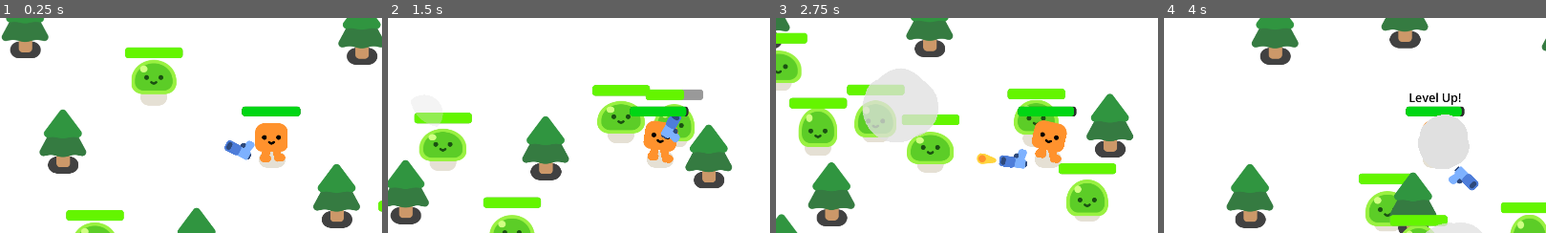
Above: before the commit, frames 1-4 (left to right).
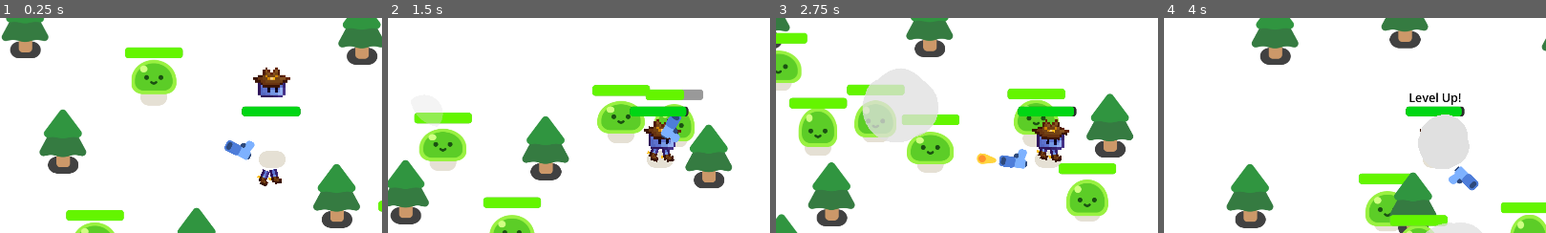
Above: after the commit, the same moments.

Repository: Jarah-Marshall/first_game
Game: Godot game, scene res://survivors_game.tscn
Two runs of this game, one before a commit and one after it. Both use one fixed random seed, a clock stepped at 60 frames per second and the inputs below.
Inputs:
- Up to frame 1 (0.25 s): no input
- Up to frame 2 (1.5 s): hold D (move_right) 0.53-1.28 s; hold S (move_down) from 1.28 s (still down)
- Up to frame 3 (2.75 s): release S (move_down) at 2.03 s; hold D (move_right) from 2.03 s (still down)
- Up to frame 4 (4 s): release D (move_right) at 2.78 s; hold W (move_up) 2.78-3.53 s; hold A (move_left) from 3.53 s (still down)
The pictures show only the part of the screen within x 14-64%, y 17-67%; the shares and areas given below are measured in that part.

The runs differ from the first frame. In frame 1, 2.5% of the frame differs, in the area x 66-76%, y 22-79%; in frame 2, 1.1%; in frame 3, 1.4%; in frame 4, less than 0.1%.

Commit message:
Initializing and cowboy sprite

Diff:
--- a/characters/happy_boo/happy_boo.tscn
+++ b/characters/happy_boo/happy_boo.tscn
@@ -1,12 +1,11 @@
 [gd_scene format=3 uid="uid://pbmyh1qru7p"]
 
 [ext_resource type="Script" uid="uid://bj7buyff1tobm" path="res://characters/happy_boo/happy_boo.gd" id="1_kg7lb"]
-[ext_resource type="Texture2D" uid="uid://b7rhtttevhxtj" path="res://characters/ground_shadow.png" id="2_62bos"]
-[ext_resource type="Texture2D" uid="uid://ng8e5ot0dtpd" path="res://characters/happy_boo/square_foot.png" id="3_186qq"]
-[ext_resource type="Texture2D" uid="uid://dhapxq8y8ow57" path="res://characters/happy_boo/square_lower_leg.png" id="4_plnsd"]
-[ext_resource type="Texture2D" uid="uid://qmqpm6asge1i" path="res://characters/happy_boo/square_upper_leg.png" id="5_q2t1e"]
-[ext_resource type="Texture2D" uid="uid://cksiu5gst6fmp" path="res://characters/happy_boo/square_body.png" id="6_w3ck4"]
-[ext_resource type="Texture2D" uid="uid://cvs0lh814pk7h" path="res://characters/happy_boo/square_face.png" id="7_h5h8s"]
+[ext_resource type="Texture2D" uid="uid://dk5b8a84a6n2h" path="res://characters/ground_shadow.png" id="2_62bos"]
+[ext_resource type="Texture2D" uid="uid://bthcw16bq10yn" path="res://characters/cowboy/CowboySprite_LegL.png" id="3_v1xj4"]
+[ext_resource type="Texture2D" uid="uid://dk476fn4eusci" path="res://characters/cowboy/CowboySprite_LegR.png" id="4_2wjx3"]
+[ext_resource type="Texture2D" uid="uid://fueoi760ir2q" path="res://characters/cowboy/CowboySprite_Body.png" id="5_l3moq"]
+[ext_resource type="Texture2D" uid="uid://brbx6b3liv72x" path="res://characters/cowboy/CowboySprite_Eyes.png" id="6_5u22s"]
 
 [sub_resource type="Animation" id="Animation_hed62"]
 length = 0.001
@@ -37,166 +36,70 @@
 tracks/2/type = "value"
 tracks/2/imported = false
 tracks/2/enabled = true
-tracks/2/path = NodePath("Colorizer/SquareUpperLegL/SquareLowerLegL:position")
+tracks/2/path = NodePath("Colorizer/SquareUpperLegR:position")
 tracks/2/interp = 1
 tracks/2/loop_wrap = true
 tracks/2/keys = {
 "times": PackedFloat32Array(0),
 "transitions": PackedFloat32Array(1),
 "update": 0,
-"values": [Vector2(0, 14)]
+"values": [Vector2(9.20459, -29.9444)]
 }
 tracks/3/type = "value"
 tracks/3/imported = false
 tracks/3/enabled = true
-tracks/3/path = NodePath("Colorizer/SquareUpperLegL/SquareLowerLegL:rotation")
+tracks/3/path = NodePath("Colorizer/SquareUpperLegR:rotation")
 tracks/3/interp = 1
 tracks/3/loop_wrap = true
 tracks/3/keys = {
 "times": PackedFloat32Array(0),
 "transitions": PackedFloat32Array(1),
 "update": 0,
-"values": [-2.98023e-08]
+"values": [-0.213676]
 }
 tracks/4/type = "value"
 tracks/4/imported = false
 tracks/4/enabled = true
-tracks/4/path = NodePath("Colorizer/SquareUpperLegL/SquareLowerLegL/SquareFootL:position")
+tracks/4/path = NodePath("Colorizer/SquareBody:position")
 tracks/4/interp = 1
 tracks/4/loop_wrap = true
 tracks/4/keys = {
 "times": PackedFloat32Array(0),
 "transitions": PackedFloat32Array(1),
 "update": 0,
-"values": [Vector2(0, 12)]
+"values": [Vector2(-1.73067, -36.6061)]
 }
 tracks/5/type = "value"
 tracks/5/imported = false
 tracks/5/enabled = true
-tracks/5/path = NodePath("Colorizer/SquareUpperLegL/SquareLowerLegL/SquareFootL:rotation")
+tracks/5/path = NodePath("Colorizer/SquareBody:rotation")
 tracks/5/interp = 1
 tracks/5/loop_wrap = true
 tracks/5/keys = {
 "times": PackedFloat32Array(0),
 "transitions": PackedFloat32Array(1),
 "update": 0,
-"values": [-3.40666]
+"values": [-0.0250386]
 }
 tracks/6/type = "value"
 tracks/6/imported = false
 tracks/6/enabled = true
-tracks/6/path = NodePath("Colorizer/SquareUpperLegR:position")
+tracks/6/path = NodePath("Colorizer/SquareBody/SquareFace:position")
 tracks/6/interp = 1
 tracks/6/loop_wrap = true
 tracks/6/keys = {
 "times": PackedFloat32Array(0),
 "transitions": PackedFloat32Array(1),
 "update": 0,
-"values": [Vector2(9.20459, -29.9444)]
+"values": [Vector2(0, -17)]
 }
 tracks/7/type = "value"
 tracks/7/imported = false
 tracks/7/enabled = true
-tracks/7/path = NodePath("Colorizer/SquareUpperLegR:rotation")
+tracks/7/path = NodePath("Colorizer/SquareBody/SquareFace:rotation")
 tracks/7/interp = 1
 tracks/7/loop_wrap = true
 tracks/7/keys = {
-"times": PackedFloat32Array(0),
-"transitions": PackedFloat32Array(1),
-"update": 0,
-"values": [-0.213676]
-}
-tracks/8/type = "value"
-tracks/8/imported = false
-tracks/8/enabled = true
-tracks/8/path = NodePath("Colorizer/SquareUpperLegR/SquareLowerLegR:position")
-tracks/8/interp = 1
-tracks/8/loop_wrap = true
-tracks/8/keys = {
-"times": PackedFloat32Array(0),
-"transitions": PackedFloat32Array(1),
-"update": 0,
-"values": [Vector2(-4.76837e-07, 14)]
-}
-tracks/9/type = "value"
-tracks/9/imported = false
-tracks/9/enabled = true
-tracks/9/path = NodePath("Colorizer/SquareUpperLegR/SquareLowerLegR:rotation")
-tracks/9/interp = 1
-tracks/9/loop_wrap = true
-tracks/9/keys = {
-"times": PackedFloat32Array(0),
-"transitions": PackedFloat32Array(1),
-"update": 0,
-"values": [0.0]
-}
-tracks/10/type = "value"
-tracks/10/imported = false
-tracks/10/enabled = true
-tracks/10/path = NodePath("Colorizer/SquareUpperLegR/SquareLowerLegR/SquareFootR:position")
-tracks/10/interp = 1
-tracks/10/loop_wrap = true
-tracks/10/keys = {
-"times": PackedFloat32Array(0),
-"transitions": PackedFloat32Array(1),
-"update": 0,
-"values": [Vector2(0, 12)]
-}
-tracks/11/type = "value"
-tracks/11/imported = false
-tracks/11/enabled = true
-tracks/11/path = NodePath("Colorizer/SquareUpperLegR/SquareLowerLegR/SquareFootR:rotation")
-tracks/11/interp = 1
-tracks/11/loop_wrap = true
-tracks/11/keys = {
-"times": PackedFloat32Array(0),
-"transitions": PackedFloat32Array(1),
-"update": 0,
-"values": [-2.92296]
-}
-tracks/12/type = "value"
-tracks/12/imported = false
-tracks/12/enabled = true
-tracks/12/path = NodePath("Colorizer/SquareBody:position")
-tracks/12/interp = 1
-tracks/12/loop_wrap = true
-tracks/12/keys = {
-"times": PackedFloat32Array(0),
-"transitions": PackedFloat32Array(1),
-"update": 0,
-"values": [Vector2(-1.73067, -36.6061)]
-}
-tracks/13/type = "value"
-tracks/13/imported = false
-tracks/13/enabled = true
-tracks/13/path = NodePath("Colorizer/SquareBody:rotation")
-tracks/13/interp = 1
-tracks/13/loop_wrap = true
-tracks/13/keys = {
-"times": PackedFloat32Array(0),
-"transitions": PackedFloat32Array(1),
-"update": 0,
-"values": [-0.0250386]
-}
-tracks/14/type = "value"
-tracks/14/imported = false
-tracks/14/enabled = true
-tracks/14/path = NodePath("Colorizer/SquareBody/SquareFace:position")
-tracks/14/interp = 1
-tracks/14/loop_wrap = true
-tracks/14/keys = {
-"times": PackedFloat32Array(0),
-"transitions": PackedFloat32Array(1),
-"update": 0,
-"values": [Vector2(0, -17)]
-}
-tracks/15/type = "value"
-tracks/15/imported = false
-tracks/15/enabled = true
-tracks/15/path = NodePath("Colorizer/SquareBody/SquareFace:rotation")
-tracks/15/interp = 1
-tracks/15/loop_wrap = true
-tracks/15/keys = {
 "times": PackedFloat32Array(0),
 "transitions": PackedFloat32Array(1),
 "update": 0,
@@ -233,166 +136,70 @@
 tracks/2/type = "value"
 tracks/2/imported = false
 tracks/2/enabled = true
-tracks/2/path = NodePath("Colorizer/SquareUpperLegL/SquareLowerLegL:position")
+tracks/2/path = NodePath("Colorizer/SquareUpperLegR:position")
 tracks/2/interp = 1
 tracks/2/loop_wrap = true
 tracks/2/keys = {
 "times": PackedFloat32Array(0),
 "transitions": PackedFloat32Array(1),
 "update": 0,
-"values": [Vector2(0, 14)]
+"values": [Vector2(9.20459, -29.9444)]
 }
 tracks/3/type = "value"
 tracks/3/imported = false
 tracks/3/enabled = true
-tracks/3/path = NodePath("Colorizer/SquareUpperLegL/SquareLowerLegL:rotation")
+tracks/3/path = NodePath("Colorizer/SquareUpperLegR:rotation")
 tracks/3/interp = 1
 tracks/3/loop_wrap = true
 tracks/3/keys = {
 "times": PackedFloat32Array(0),
 "transitions": PackedFloat32Array(1),
 "update": 0,
-"values": [-2.98023e-08]
+"values": [-0.213676]
 }
 tracks/4/type = "value"
 tracks/4/imported = false
 tracks/4/enabled = true
-tracks/4/path = NodePath("Colorizer/SquareUpperLegL/SquareLowerLegL/SquareFootL:position")
+tracks/4/path = NodePath("Colorizer/SquareBody:position")
 tracks/4/interp = 1
 tracks/4/loop_wrap = true
 tracks/4/keys = {
-"times": PackedFloat32Array(0),
-"transitions": PackedFloat32Array(1),
-"update": 0,
-"values": [Vector2(0, 12)]
+"times": PackedFloat32Array(0, 0.4, 0.8),
+"transitions": PackedFloat32Array(0.466516, 0.189465, 1),
+"update": 0,
+"values": [Vector2(-1.73067, -36.6061), Vector2(-1.731, -32), Vector2(-1.731, -38)]
 }
 tracks/5/type = "value"
 tracks/5/imported = false
 tracks/5/enabled = true
-tracks/5/path = NodePath("Colorizer/SquareUpperLegL/SquareLowerLegL/SquareFootL:rotation")
+tracks/5/path = NodePath("Colorizer/SquareBody:rotation")
 tracks/5/interp = 1
 tracks/5/loop_wrap = true
 tracks/5/keys = {
-"times": PackedFloat32Array(0),
-"transitions": PackedFloat32Array(1),
-"update": 0,
-"values": [-3.40666]
+"times": PackedFloat32Array(0, 0.4),
+"transitions": PackedFloat32Array(2.46229, 0.535887),
+"update": 0,
+"values": [-0.0250386, 0.0698132]
 }
 tracks/6/type = "value"
 tracks/6/imported = false
 tracks/6/enabled = true
-tracks/6/path = NodePath("Colorizer/SquareUpperLegR:position")
+tracks/6/path = NodePath("Colorizer/SquareBody/SquareFace:position")
 tracks/6/interp = 1
 tracks/6/loop_wrap = true
 tracks/6/keys = {
 "times": PackedFloat32Array(0),
 "transitions": PackedFloat32Array(1),
 "update": 0,
-"values": [Vector2(9.20459, -29.9444)]
+"values": [Vector2(0, -17)]
 }
 tracks/7/type = "value"
 tracks/7/imported = false
 tracks/7/enabled = true
-tracks/7/path = NodePath("Colorizer/SquareUpperLegR:rotation")
+tracks/7/path = NodePath("Colorizer/SquareBody/SquareFace:rotation")
 tracks/7/interp = 1
 tracks/7/loop_wrap = true
 tracks/7/keys = {
-"times": PackedFloat32Array(0),
-"transitions": PackedFloat32Array(1),
-"update": 0,
-"values": [-0.213676]
-}
-tracks/8/type = "value"
-tracks/8/imported = false
-tracks/8/enabled = true
-tracks/8/path = NodePath("Colorizer/SquareUpperLegR/SquareLowerLegR:position")
-tracks/8/interp = 1
-tracks/8/loop_wrap = true
-tracks/8/keys = {
-"times": PackedFloat32Array(0),
-"transitions": PackedFloat32Array(1),
-"update": 0,
-"values": [Vector2(-4.76837e-07, 14)]
-}
-tracks/9/type = "value"
-tracks/9/imported = false
-tracks/9/enabled = true
-tracks/9/path = NodePath("Colorizer/SquareUpperLegR/SquareLowerLegR:rotation")
-tracks/9/interp = 1
-tracks/9/loop_wrap = true
-tracks/9/keys = {
-"times": PackedFloat32Array(0),
-"transitions": PackedFloat32Array(1),
-"update": 0,
-"values": [0.0]
-}
-tracks/10/type = "value"
-tracks/10/imported = false
-tracks/10/enabled = true
-tracks/10/path = NodePath("Colorizer/SquareUpperLegR/SquareLowerLegR/SquareFootR:position")
-tracks/10/interp = 1
-tracks/10/loop_wrap = true
-tracks/10/keys = {
-"times": PackedFloat32Array(0),
-"transitions": PackedFloat32Array(1),
-"update": 0,
-"values": [Vector2(0, 12)]
-}
-tracks/11/type = "value"
-tracks/11/imported = false
-tracks/11/enabled = true
-tracks/11/path = NodePath("Colorizer/SquareUpperLegR/SquareLowerLegR/SquareFootR:rotation")
-tracks/11/interp = 1
-tracks/11/loop_wrap = true
-tracks/11/keys = {
-"times": PackedFloat32Array(0),
-"transitions": PackedFloat32Array(1),
-"update": 0,
-"values": [-2.92296]
-}
-tracks/12/type = "value"
-tracks/12/imported = false
-tracks/12/enabled = true
-tracks/12/path = NodePath("Colorizer/SquareBody:position")
-tracks/12/interp = 1
-tracks/12/loop_wrap = true
-tracks/12/keys = {
-"times": PackedFloat32Array(0, 0.4, 0.8),
-"transitions": PackedFloat32Array(0.466516, 0.189465, 1),
-"update": 0,
-"values": [Vector2(-1.73067, -36.6061), Vector2(-1.731, -32), Vector2(-1.731, -38)]
-}
-tracks/13/type = "value"
-tracks/13/imported = false
-tracks/13/enabled = true
-tracks/13/path = NodePath("Colorizer/SquareBody:rotation")
-tracks/13/interp = 1
-tracks/13/loop_wrap = true
-tracks/13/keys = {
-"times": PackedFloat32Array(0, 0.4),
-"transitions": PackedFloat32Array(2.46229, 0.535887),
-"update": 0,
-"values": [-0.0250386, 0.0698132]
-}
-tracks/14/type = "value"
-tracks/14/imported = false
-tracks/14/enabled = true
-tracks/14/path = NodePath("Colorizer/SquareBody/SquareFace:position")
-tracks/14/interp = 1
-tracks/14/loop_wrap = true
-tracks/14/keys = {
-"times": PackedFloat32Array(0),
-"transitions": PackedFloat32Array(1),
-"update": 0,
-"values": [Vector2(0, -17)]
-}
-tracks/15/type = "value"
-tracks/15/imported = false
-tracks/15/enabled = true
-tracks/15/path = NodePath("Colorizer/SquareBody/SquareFace:rotation")
-tracks/15/interp = 1
-tracks/15/loop_wrap = true
-tracks/15/keys = {
 "times": PackedFloat32Array(0),
 "transitions": PackedFloat32Array(1),
 "update": 0,
@@ -414,7 +221,7 @@
 "times": PackedFloat32Array(0, 0.3, 0.466666),
 "transitions": PackedFloat32Array(1, 0.5, 2),
 "update": 0,
-"values": [Vector2(-10.6303, -27.3998), Vector2(-10.6303, -27.3998), Vector2(-16, -40)]
+"values": [Vector2(-6, -88), Vector2(-8, -86), Vector2(-12, -96)]
 }
 tracks/1/type = "value"
 tracks/1/imported = false
@@ -426,151 +233,55 @@
 "times": PackedFloat32Array(0, 0.3, 0.466666),
 "transitions": PackedFloat32Array(1, 0.5, 2),
 "update": 0,
-"values": [0.4009, 0.4009, -0.197871]
+"values": [0.4009, 0.4009, 0.24434609527920614]
 }
 tracks/2/type = "value"
 tracks/2/imported = false
 tracks/2/enabled = true
-tracks/2/path = NodePath("Colorizer/SquareUpperLegL/SquareLowerLegL:position")
+tracks/2/path = NodePath("Colorizer/SquareUpperLegR:position")
 tracks/2/interp = 1
 tracks/2/loop_wrap = true
 tracks/2/keys = {
-"times": PackedFloat32Array(0, 0.3),
-"transitions": PackedFloat32Array(1, 0.5),
-"update": 0,
-"values": [Vector2(0, 14), Vector2(0, 14)]
+"times": PackedFloat32Array(0, 0.166667, 0.3),
+"transitions": PackedFloat32Array(0.5, 2, 1),
+"update": 0,
+"values": [Vector2(16, -86), Vector2(5, -90), Vector2(20, -85.5)]
 }
 tracks/3/type = "value"
 tracks/3/imported = false
 tracks/3/enabled = true
-tracks/3/path = NodePath("Colorizer/SquareUpperLegL/SquareLowerLegL:rotation")
+tracks/3/path = NodePath("Colorizer/SquareUpperLegR:rotation")
 tracks/3/interp = 1
 tracks/3/loop_wrap = true
 tracks/3/keys = {
-"times": PackedFloat32Array(0, 0.3, 0.466667),
-"transitions": PackedFloat32Array(1, 0.5, 2),
-"update": 0,
-"values": [-2.98023e-08, -2.98023e-08, 1.12966]
+"times": PackedFloat32Array(0, 0.166667, 0.3),
+"transitions": PackedFloat32Array(0.5, 2, 1),
+"update": 0,
+"values": [-0.213676, -0.458455, -0.213676]
 }
 tracks/4/type = "value"
 tracks/4/imported = false
 tracks/4/enabled = true
-tracks/4/path = NodePath("Colorizer/SquareUpperLegL/SquareLowerLegL/SquareFootL:position")
+tracks/4/path = NodePath("Colorizer/SquareBody:position")
 tracks/4/interp = 1
 tracks/4/loop_wrap = true
 tracks/4/keys = {
-"times": PackedFloat32Array(0, 0.3),
-"transitions": PackedFloat32Array(1, 0.5),
-"update": 0,
-"values": [Vector2(0, 12), Vector2(0, 12)]
+"times": PackedFloat32Array(0, 0.16666667, 0.3, 0.46666667),
+"transitions": PackedFloat32Array(1, 1, 1, 1),
+"update": 0,
+"values": [Vector2(1, 97), Vector2(1, 99), Vector2(1, 97), Vector2(1, 99)]
 }
 tracks/5/type = "value"
 tracks/5/imported = false
 tracks/5/enabled = true
-tracks/5/path = NodePath("Colorizer/SquareUpperLegL/SquareLowerLegL/SquareFootL:rotation")
+tracks/5/path = NodePath("Colorizer/SquareBody:rotation")
 tracks/5/interp = 1
 tracks/5/loop_wrap = true
 tracks/5/keys = {
-"times": PackedFloat32Array(0, 0.3, 0.466667),
-"transitions": PackedFloat32Array(1, 0.5, 2),
-"update": 0,
-"values": [-3.40666, -3.40666, -3.92035]
-}
-tracks/6/type = "value"
-tracks/6/imported = false
-tracks/6/enabled = true
-tracks/6/path = NodePath("Colorizer/SquareUpperLegR:position")
-tracks/6/interp = 1
-tracks/6/loop_wrap = true
-tracks/6/keys = {
-"times": PackedFloat32Array(0, 0.166667, 0.3),
-"transitions": PackedFloat32Array(0.5, 2, 1),
-"update": 0,
-"values": [Vector2(9, -27), Vector2(11, -44), Vector2(9, -27)]
-}
-tracks/7/type = "value"
-tracks/7/imported = false
-tracks/7/enabled = true
-tracks/7/path = NodePath("Colorizer/SquareUpperLegR:rotation")
-tracks/7/interp = 1
-tracks/7/loop_wrap = true
-tracks/7/keys = {
-"times": PackedFloat32Array(0, 0.166667, 0.3),
-"transitions": PackedFloat32Array(0.5, 2, 1),
-"update": 0,
-"values": [-0.213676, -0.458455, -0.213676]
-}
-tracks/8/type = "value"
-tracks/8/imported = false
-tracks/8/enabled = true
-tracks/8/path = NodePath("Colorizer/SquareUpperLegR/SquareLowerLegR:position")
-tracks/8/interp = 1
-tracks/8/loop_wrap = true
-tracks/8/keys = {
-"times": PackedFloat32Array(0, 0.3),
-"transitions": PackedFloat32Array(0.5, 1),
-"update": 0,
-"values": [Vector2(-4.76837e-07, 14), Vector2(-4.76837e-07, 14)]
-}
-tracks/9/type = "value"
-tracks/9/imported = false
-tracks/9/enabled = true
-tracks/9/path = NodePath("Colorizer/SquareUpperLegR/SquareLowerLegR:rotation")
-tracks/9/interp = 1
-tracks/9/loop_wrap = true
-tracks/9/keys = {
-"times": PackedFloat32Array(0, 0.166667, 0.3),
-"transitions": PackedFloat32Array(0.5, 2, 1),
-"update": 0,
-"values": [0.0, 0.888296, 0.0]
-}
-tracks/10/type = "value"
-tracks/10/imported = false
-tracks/10/enabled = true
-tracks/10/path = NodePath("Colorizer/SquareUpperLegR/SquareLowerLegR/SquareFootR:position")
-tracks/10/interp = 1
-tracks/10/loop_wrap = true
-tracks/10/keys = {
-"times": PackedFloat32Array(0, 0.3),
-"transitions": PackedFloat32Array(0.5, 1),
-"update": 0,
-"values": [Vector2(0, 12), Vector2(0, 12)]
-}
-tracks/11/type = "value"
-tracks/11/imported = false
-tracks/11/enabled = true
-tracks/11/path = NodePath("Colorizer/SquareUpperLegR/SquareLowerLegR/SquareFootR:rotation")
-tracks/11/interp = 1
-tracks/11/loop_wrap = true
-tracks/11/keys = {
-"times": PackedFloat32Array(0, 0.166667, 0.3),
-"transitions": PackedFloat32Array(0.5, 2, 1),
-"update": 0,
-"values": [-2.92296, -3.45549, -2.92296]
-}
-tracks/12/type = "value"
-tracks/12/imported = false
-tracks/12/enabled = true
-tracks/12/path = NodePath("Colorizer/SquareBody:position")
-tracks/12/interp = 1
-tracks/12/loop_wrap = true
-tracks/12/keys = {
-"times": PackedFloat32Array(0),
-"transitions": PackedFloat32Array(1),
-"update": 0,
-"values": [Vector2(-1.73067, -36.6061)]
-}
-tracks/13/type = "value"
-tracks/13/imported = false
-tracks/13/enabled = true
-tracks/13/path = NodePath("Colorizer/SquareBody:rotation")
-tracks/13/interp = 1
-tracks/13/loop_wrap = true
-tracks/13/keys = {
 "times": PackedFloat32Array(0, 0.166667, 0.3, 0.466667),
 "transitions": PackedFloat32Array(0.392292, 1.31951, 0.267943, 1.8025),
 "update": 0,
-"values": [-0.0250386, -0.209487, 0.0372028, 0.23927]
+"values": [-0.017453292519943295, -0.03490658503988659, 0.017453292519943295, 0.03490658503988659]
 }
 
 [sub_resource type="AnimationLibrary" id="AnimationLibrary_wrcpu"]
@@ -597,53 +308,37 @@
 metadata/_edit_lock_ = true
 
 [node name="Colorizer" type="Node2D" parent="." unique_id=838863822]
-modulate = Color(1, 0.572549, 0.176471, 1)
 
 [node name="SquareUpperLegL" type="Sprite2D" parent="Colorizer" unique_id=1796249940]
+texture_filter = 1
 position = Vector2(-10.6303, -27.3998)
 rotation = 0.4009
-scale = Vector2(0.997829, 0.999794)
-texture = ExtResource("5_q2t1e")
+scale = Vector2(6.2, 6.212)
+texture = ExtResource("3_v1xj4")
 offset = Vector2(0, 6)
-
-[node name="SquareLowerLegL" type="Sprite2D" parent="Colorizer/SquareUpperLegL" unique_id=435218781]
-position = Vector2(-4.76837e-07, 14)
-texture = ExtResource("4_plnsd")
-offset = Vector2(0, 6)
-
-[node name="SquareFootL" type="Sprite2D" parent="Colorizer/SquareUpperLegL/SquareLowerLegL" unique_id=456066256]
-position = Vector2(0, 12)
-rotation = -3.40666
-scale = Vector2(1.01116, 1)
-texture = ExtResource("3_186qq")
-offset = Vector2(-4, 0)
+flip_h = true
 
 [node name="SquareUpperLegR" type="Sprite2D" parent="Colorizer" unique_id=7165740]
+texture_filter = 1
 position = Vector2(9.20459, -29.9444)
 rotation = -0.213676
-scale = Vector2(0.999794, 0.999794)
-texture = ExtResource("5_q2t1e")
+scale = Vector2(6.2, 6.2)
+texture = ExtResource("4_2wjx3")
 offset = Vector2(0, 6)
-
-[node name="SquareLowerLegR" type="Sprite2D" parent="Colorizer/SquareUpperLegR" unique_id=954989588]
-position = Vector2(-4.76837e-07, 14)
-texture = ExtResource("4_plnsd")
-offset = Vector2(0, 6)
-
-[node name="SquareFootR" type="Sprite2D" parent="Colorizer/SquareUpperLegR/SquareLowerLegR" unique_id=223383475]
-position = Vector2(0, 12)
-rotation = -2.92296
-texture = ExtResource("3_186qq")
-offset = Vector2(-4, 0)
+flip_h = true
 
 [node name="SquareBody" type="Sprite2D" parent="Colorizer" unique_id=1884494351]
+texture_filter = 1
 position = Vector2(-1.73067, -36.6061)
 rotation = -0.0250386
-scale = Vector2(0.9842, 0.990263)
-texture = ExtResource("6_w3ck4")
+scale = Vector2(6.2585135, 6.2970676)
+texture = ExtResource("5_l3moq")
 offset = Vector2(0, -23)
+flip_h = true
 
 [node name="SquareFace" type="Sprite2D" parent="Colorizer/SquareBody" unique_id=77692769]
 position = Vector2(0, -17)
-texture = ExtResource("7_h5h8s")
+texture = ExtResource("6_5u22s")
+offset = Vector2(0, -6)
+flip_h = true
 metadata/_edit_lock_ = true
Binary file added: characters/cowboy/CowboySprite_Body.png
Not shown, added: characters/cowboy/CowboySprite_Body.png.import
Binary file added: characters/cowboy/CowboySprite_Eyes.png
Not shown, added: characters/cowboy/CowboySprite_Eyes.png.import
Binary file added: characters/cowboy/CowboySprite_LegL.png
Not shown, added: characters/cowboy/CowboySprite_LegL.png.import
Binary file added: characters/cowboy/CowboySprite_LegR.png
Not shown, added: characters/cowboy/CowboySprite_LegR.png.import
Binary file added: characters/cowboy/CowboySprite_Ref.png
Not shown, added: characters/cowboy/CowboySprite_Ref.png.import
